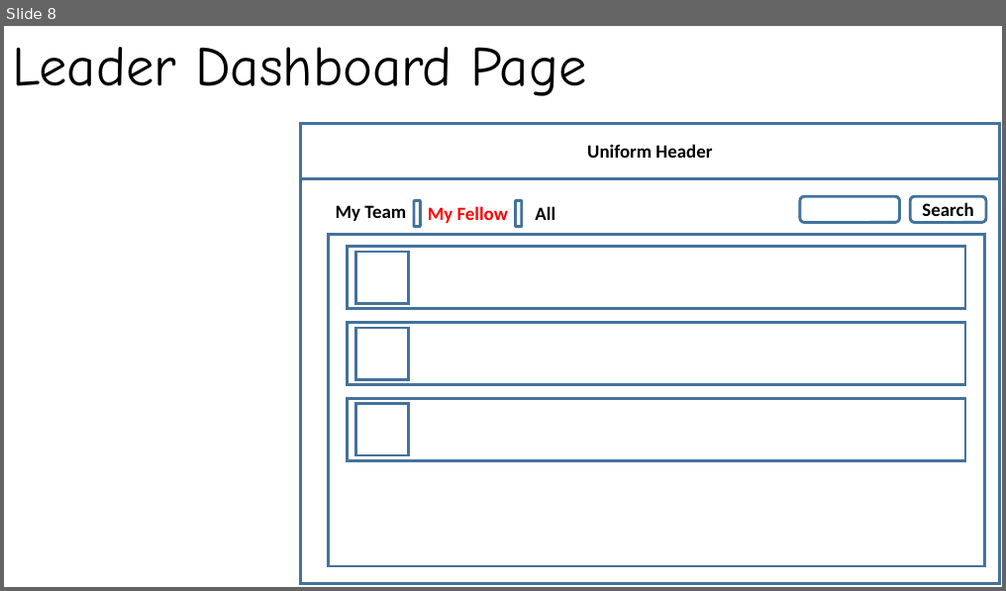
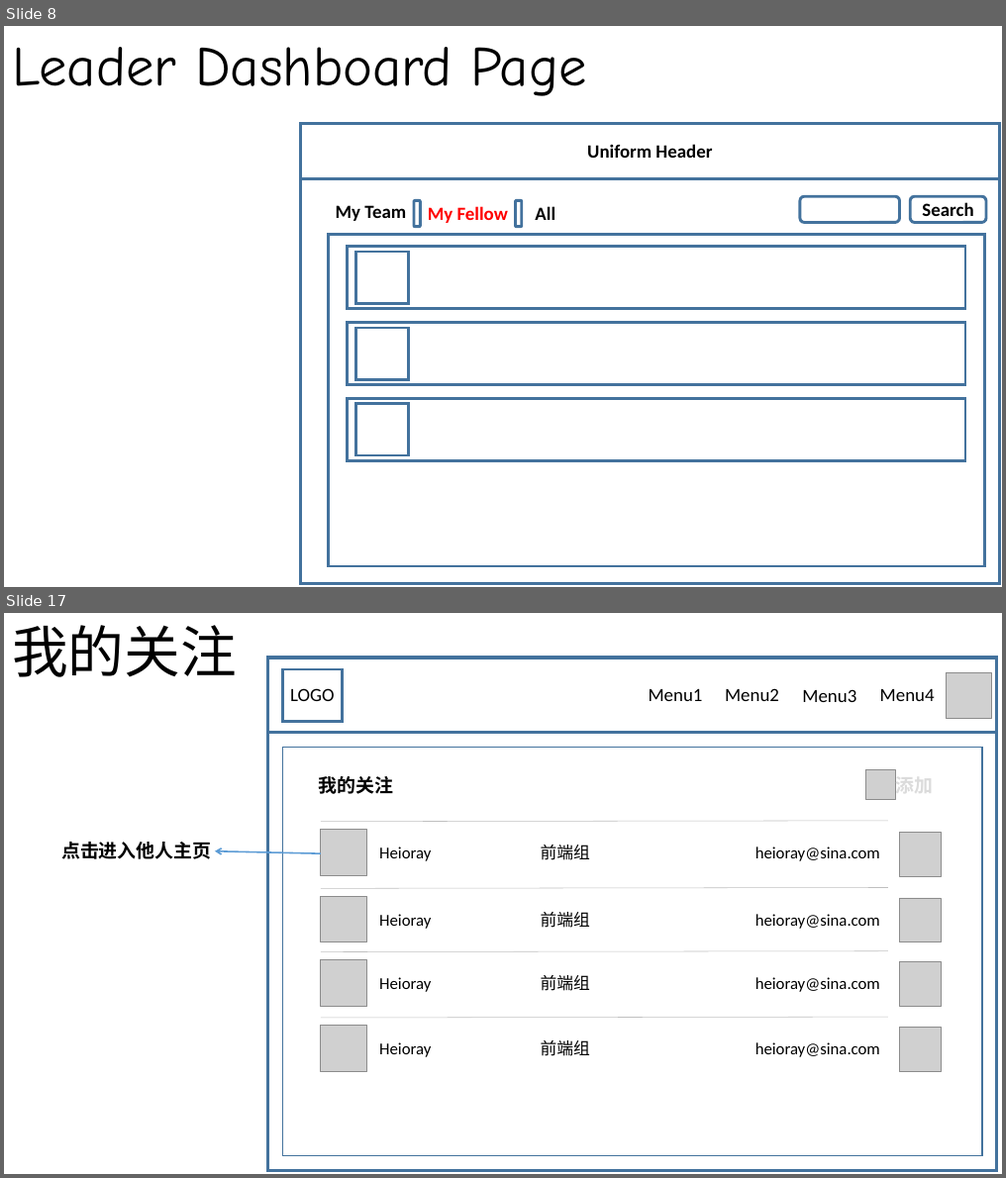
Before and after one commit to Aiyoumi-FE/ONE-TEAM, a slide deck: pageDesign.pptx. Shown one above the other, each under a label of ours: slide 8 before the commit, slides 8 and 17 after it; the slides between them are not shown. The pictures are 1006x591 and 1006x1178 pixels, drawn with LibreOffice and Linux fonts; fonts in the diff are those of the drawing; grey boxes stand for pictures. Boxes give left, top, right and bottom in pixels: in the first picture for what was removed or moved away, otherwise in the second. Text is boxed around its words. In the diff, an @@ line names an element or a change of style, - is before the commit and + after.

```diff
--- a/pageDesign.pptx
+++ b/pageDesign.pptx
@@ slide 17 added at (4, 613, 1002, 1174), background #FFFFFF @@
@@ text added at (12, 625, 237, 677), 54 pt, text #000000 @@
+我的关注
@@ group added at (268, 658, 997, 1171): 5 texts, 4 rectangles, 1 picture @@
+LOGO
+Menu1
+Menu2
+Menu3
+Menu4
@@ text added at (318, 776, 393, 794), 18 pt, text #000000, bold @@
+我的关注
@@ picture added at (865, 770, 895, 799) @@
@@ text added at (896, 770, 934, 797), 18 pt, text #DBDBDB, bold @@
+添加
@@ text added at (61, 842, 211, 860), 18 pt, text #000000, bold @@
+点击进入他人主页
@@ group added at (321, 821, 888, 875): 3 texts, 1 line, 1 picture @@
+Heioray
+前端组
+heioray@sina.com
@@ picture added at (899, 832, 941, 875) @@
@@ arrow added from (321, 854) to (215, 851), #5B9BD5 1.5 pt @@
@@ picture added at (899, 898, 941, 943) @@
@@ group added at (321, 888, 888, 943): 3 texts, 1 line, 1 picture @@
+Heioray
+前端组
+heioray@sina.com
@@ group added at (321, 952, 941, 1007): 3 texts, 2 pictures, 1 line @@
+Heioray
+前端组
+heioray@sina.com
@@ group added at (321, 1017, 941, 1072): 3 texts, 2 pictures, 1 line @@
+Heioray
+前端组
+heioray@sina.com
```
Also in this commit, not shown: 1 slide changed, 12 other slides added, 1 slide removed.
